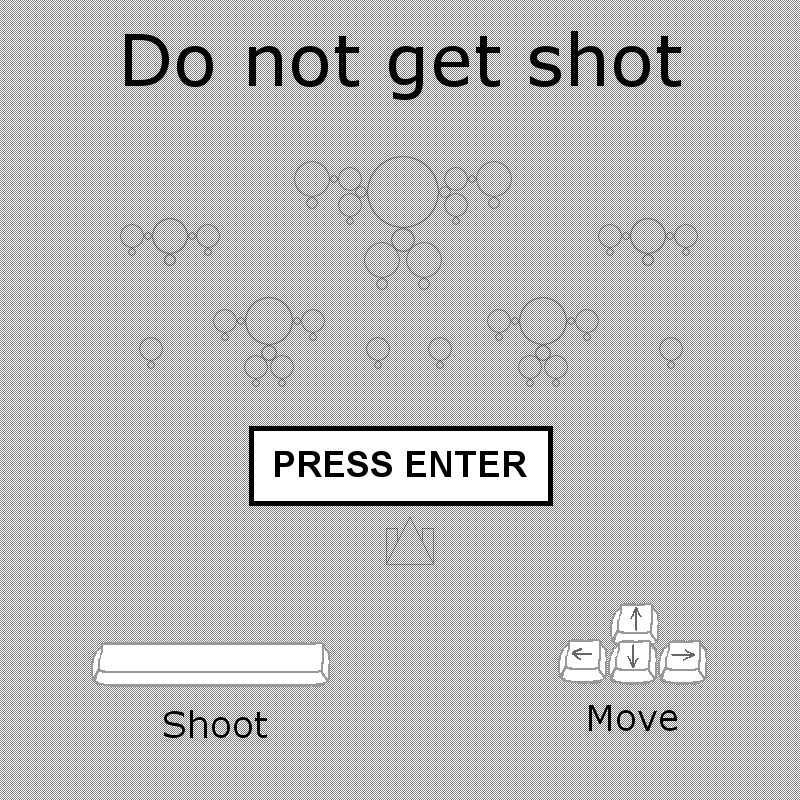
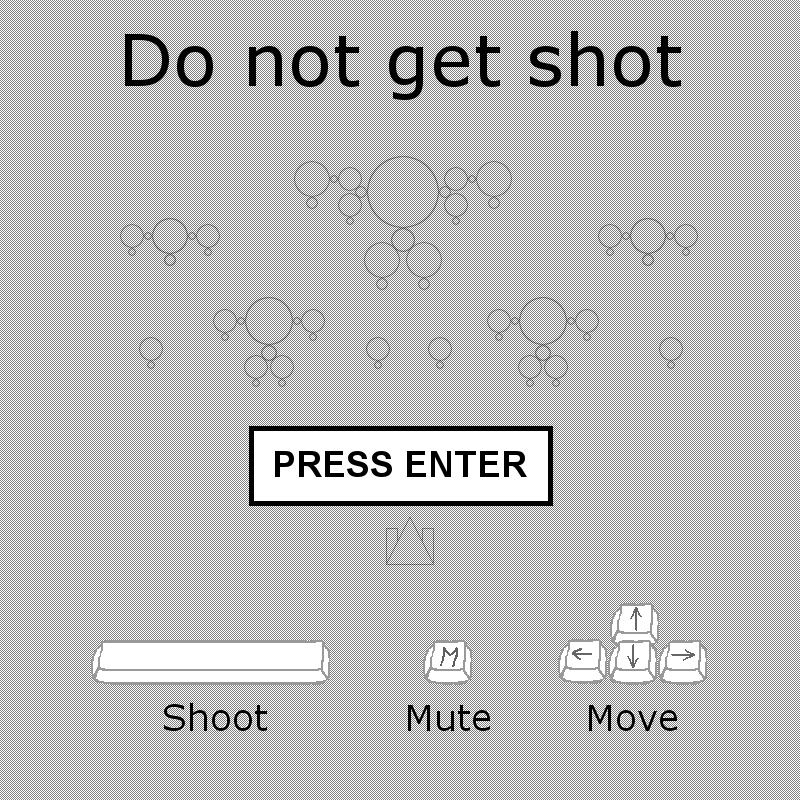
Comparing the layer stacks of the two 800×800 images. Changes:
painted on "Calque Copié" over [91, 640, 330, 738]
added layer "Calque #2" above "Calque" over [408, 640, 490, 731]
